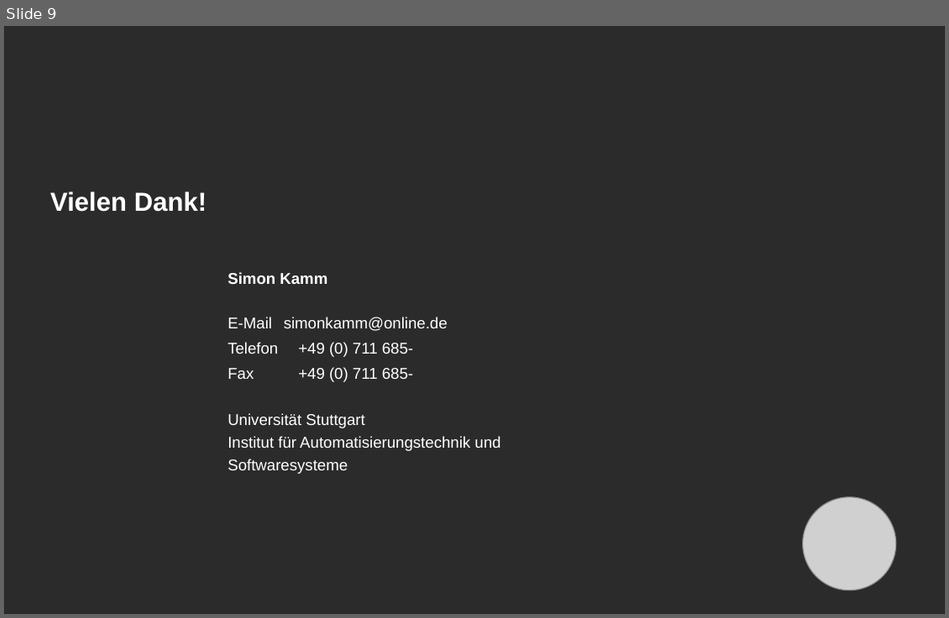
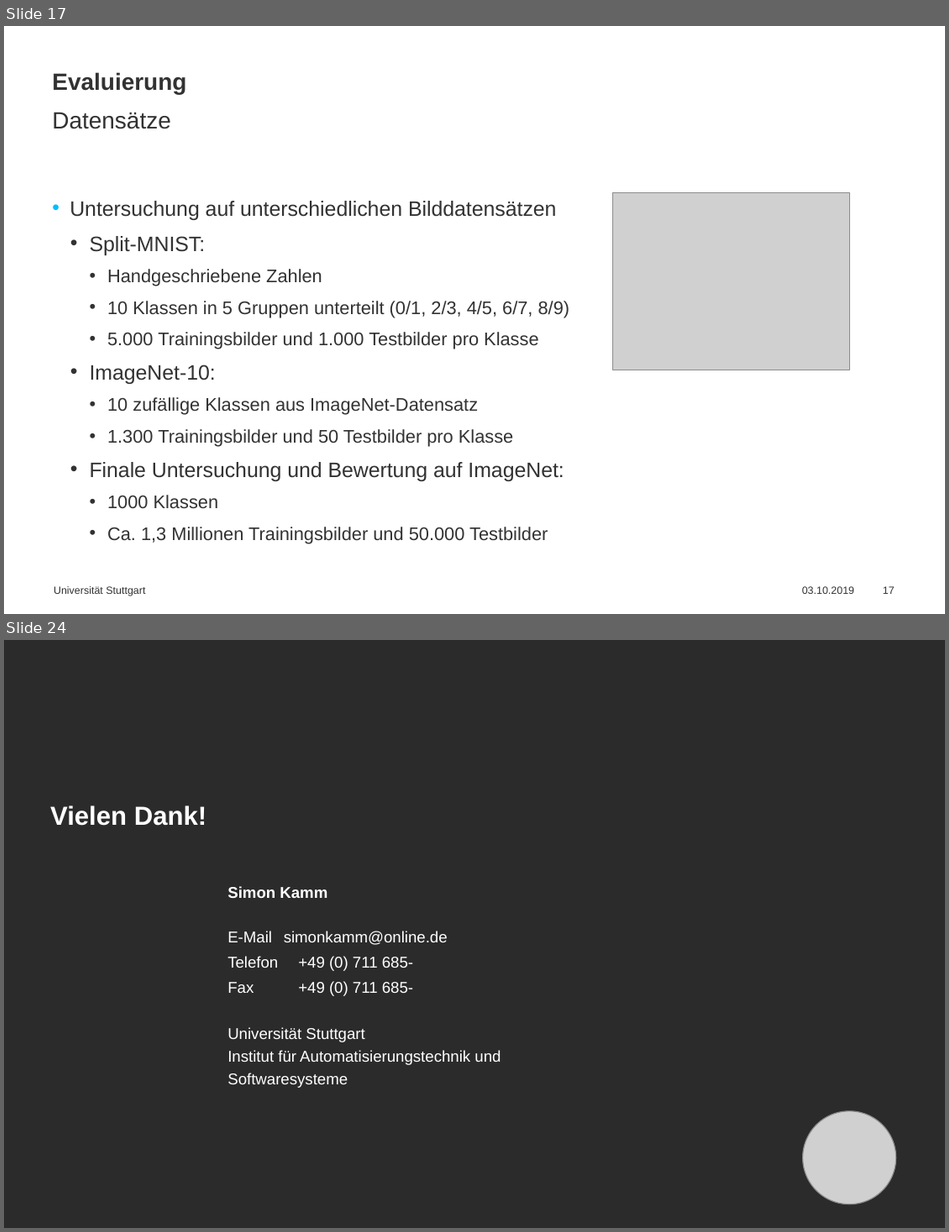
Before and after one commit to simonbuerste/Masterarbeit, a slide deck: Praesentationen/Abschlussvortrag.pptx. Shown one above the other, each under a label of ours: slide 9 before the commit, slides 17 and 24 after it; the slides between them are not shown. The pictures are 949x618 and 949x1232 pixels, drawn with LibreOffice and Linux fonts; fonts in the diff are those of the drawing; grey boxes stand for pictures; background and template pictures are left out; a plain dark background stands for a picture behind light text. Boxes give left, top, right and bottom in pixels: in the first picture for what was removed or moved away, otherwise in the second. Text is boxed around its words. In the diff, an @@ line names an element or a change of style, - is before the commit and + after.

```diff
--- a/Praesentationen/Abschlussvortrag.pptx
+++ b/Praesentationen/Abschlussvortrag.pptx
@@ slide 17 added at [4,26,945,614], background #FFFFFF @@
@@ title added at [52,72,186,94], 18 pt, text #323232, bold @@
+Evaluierung
@@ text added at [52,112,171,129], 18 pt, text #323232 @@
+Datensätze
@@ text added at [70,201,570,543], 14 pt, text #323232 @@
+• Untersuchung auf unterschiedlichen Bilddatensätzen
+  • Split-MNIST:
+    • Handgeschriebene Zahlen
+    • 10 Klassen in 5 Gruppen unterteilt (0/1, 2/3, 4/5, 6/7, 8/9)
+    • 5.000 Trainingsbilder und 1.000 Testbilder pro Klasse
+  • ImageNet-10:
+    • 10 zufällige Klassen aus ImageNet-Datensatz
+    • 1.300 Trainingsbilder und 50 Testbilder pro Klasse
+  • Finale Untersuchung und Bewertung auf ImageNet:
+    • 1000 Klassen
+    • Ca. 1,3 Millionen Trainingsbilder und 50.000 Testbilder
@@ picture added at [613,192,850,370] @@
@@ text added at [54,586,145,596], 8 pt, text #323232 @@
+Universität Stuttgart
@@ text added at [802,586,854,594], 8 pt, text #323232 @@
+03.10.2019
@@ page number added at [883,586,894,594], 8 pt, text #323232 @@
+17
@@ what was slide 9 is now slide 24 @@
```
Also in this commit, not shown: 5 slides changed, 14 other slides added.
